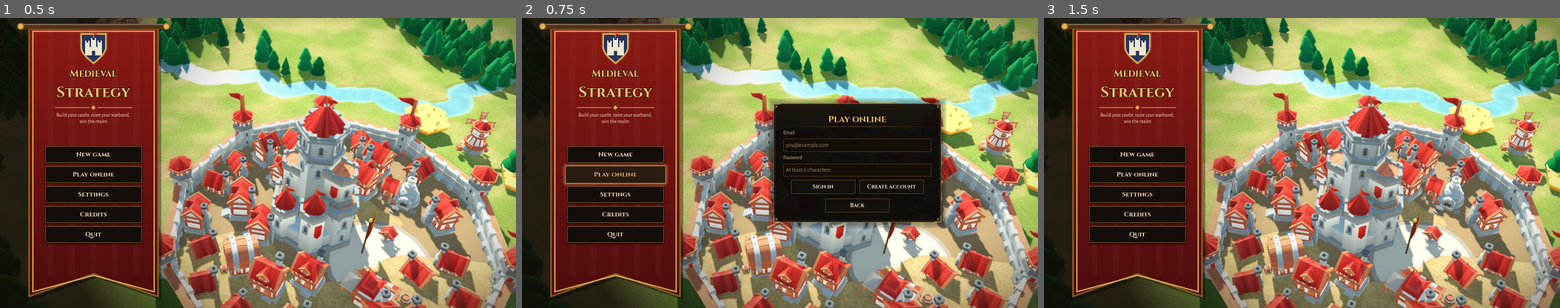
Above: before the commit, frames 1-3 (left to right).
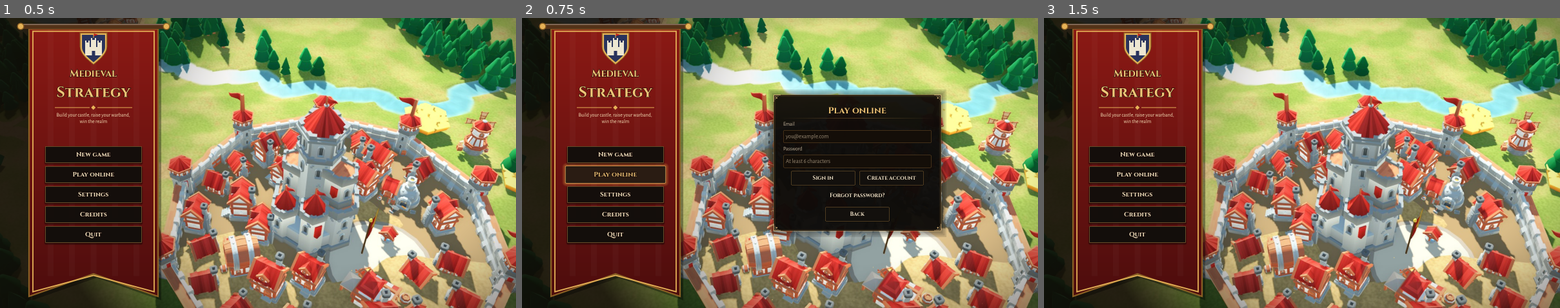
Above: after the commit, the same moments.

Repository: xMrSinnerM/MedievalStrategyGame
Game: Godot game, scene res://scenes/main.tscn
Two runs of this game, one before a commit and one after it. Both use one fixed random seed, a clock stepped at 60 frames per second and the inputs below.
Inputs:
- Up to frame 1 (0.5 s): no input
- Up to frame 2 (0.75 s): click "Play online" at 0.5 s
- Up to frame 3 (1.5 s): click "Back" at 1.25 s

Frame 1 is identical in both runs. In frame 2, 5.3% of the frame differs, in the area x 47-83%, y 24-76%; in frame 3, nothing differs.

Commit message:
Online login: reset a forgotten password with an emailed code
"Forgot password?" on the Play online panel asks Supabase Auth to email a
recovery code (/auth/v1/recover), checks it (/auth/v1/verify, type recovery)
and sets the new password (PUT /auth/v1/user), then signs straight in. The
local stand-in server supports the same calls and prints the code.

Co-Authored-By: Claude Opus 5.5 <noreply@anthropic.com>
Claude-Session: https://claude.ai/code/session_01UM9oGvzPegUFWkpZCPPE4x

Diff:
--- a/scripts/core/online.gd
+++ b/scripts/core/online.gd
@@ -71,6 +71,31 @@
 		_take_session(res.data, p_email)
 		return ""
 	return _auth_error(res)
+
+
+func send_reset_code(p_email: String) -> String:
+	## Emails a password reset code. Returns "" when sent, or why not. The
+	## server answers the same for unknown emails, so nobody can probe them.
+	var res := await _post("/auth/v1/recover", {"email": p_email.strip_edges()}, false)
+	if res.status == 200:
+		return ""
+	return _auth_error(res)
+
+
+func reset_password(p_email: String, code: String, password: String) -> String:
+	## Checks the emailed code, which signs in, then sets the new password.
+	## Returns "" when done (and signed in), or why not.
+	var res := await _post("/auth/v1/verify",
+			{"type": "recovery", "email": p_email.strip_edges(), "token": code.strip_edges()}, false)
+	if not res.data.has("access_token"):
+		return _auth_error(res)
+	_take_session(res.data, p_email)
+	res = await _post("/auth/v1/user", {"password": password}, true, HTTPClient.METHOD_PUT)
+	if res.status == 200:
+		return ""
+	var why := _auth_error(res)
+	sign_out()
+	return why
 
 
 func resume() -> bool:
@@ -187,14 +212,19 @@
 			return "Choose a longer password (at least 6 characters)."
 		"email_not_confirmed":
 			return "Confirm your email first: click the link we sent you."
+		"otp_expired":
+			return "That code is wrong or has expired. Ask for a new one."
+		"same_password":
+			return "Choose a password you haven't used for this account."
 		"over_email_send_rate_limit", "over_request_rate_limit":
 			return "Too many tries. Wait a minute and try again."
 	var msg := String(res.data.get("msg", res.data.get("error_description", "")))
 	return msg if msg != "" else "The server answered with an error (%d)." % res.status
 
 
-func _post(path: String, body: Dictionary, signed: bool) -> Dictionary:
-	## POSTs JSON and returns {"status": HTTP code (0 if unreachable), "data": Dictionary}.
+func _post(path: String, body: Dictionary, signed: bool,
+		method := HTTPClient.METHOD_POST) -> Dictionary:
+	## POSTs (or PUTs) JSON and returns {"status": HTTP code (0 if unreachable), "data": Dictionary}.
 	if url == "":
 		return {"status": 0, "data": {}}
 	var http := HTTPRequest.new()
@@ -205,7 +235,7 @@
 	var headers := PackedStringArray(["Content-Type: application/json", "apikey: " + key])
 	if signed:
 		headers.append("Authorization: Bearer " + _access)
-	if http.request(url + path, headers, HTTPClient.METHOD_POST, JSON.stringify(body)) != OK:
+	if http.request(url + path, headers, method, JSON.stringify(body)) != OK:
 		http.queue_free()
 		return {"status": 0, "data": {}}
 	var res: Array = await http.request_completed
--- a/scripts/ui/online_panel.gd
+++ b/scripts/ui/online_panel.gd
@@ -1,6 +1,7 @@
 extends PanelContainer
 ## The title screen's "Play online" panel: sign in or create an account
-## (email and password), then name your castle the first time. Fires
+## (email and password), reset a forgotten password with an emailed code,
+## then name your castle the first time. Fires
 ## `started` with the server's answer once there is a castle to play.
 
 signal started(answer: Dictionary)
@@ -10,6 +11,11 @@
 var _form: VBoxContainer
 var _email: LineEdit
 var _password: LineEdit
+var _reset: VBoxContainer
+var _reset_email: LineEdit
+var _code_step: VBoxContainer
+var _code: LineEdit
+var _new_password: LineEdit
 var _naming: VBoxContainer
 var _name: LineEdit
 var _status: Label
@@ -42,6 +48,41 @@
 	row.add_child(_button("Sign in", _sign_in, 200.0))
 	row.add_child(_button("Create account", _sign_up, 200.0))
 	_form.add_child(row)
+	var forgot := MenuStyle.button("Forgot password?", _open_reset, 200.0)
+	forgot.flat = true
+	forgot.size_flags_horizontal = Control.SIZE_SHRINK_CENTER
+	_buttons.append(forgot)
+	_form.add_child(forgot)
+
+	_reset = VBoxContainer.new()
+	_reset.add_theme_constant_override("separation", 10)
+	_reset.visible = false
+	box.add_child(_reset)
+	var how := MenuStyle.label("Enter your account's email and we'll send you a code to set a new password.", 16)
+	how.autowrap_mode = TextServer.AUTOWRAP_WORD_SMART
+	_reset.add_child(how)
+	_reset_email = _field("you@example.com")
+	_reset_email.text_submitted.connect(func(_t: String) -> void: _send_code())
+	_reset.add_child(_reset_email)
+	var send := _button("Send code", _send_code, 260.0)
+	send.size_flags_horizontal = Control.SIZE_SHRINK_CENTER
+	_reset.add_child(send)
+	_code_step = VBoxContainer.new()
+	_code_step.add_theme_constant_override("separation", 10)
+	_code_step.visible = false
+	_reset.add_child(_code_step)
+	_code_step.add_child(MenuStyle.label("Code from the email", 16, MenuStyle.MUTED))
+	_code = _field("6 digits")
+	_code.max_length = 10
+	_code_step.add_child(_code)
+	_code_step.add_child(MenuStyle.label("New password", 16, MenuStyle.MUTED))
+	_new_password = _field("At least 6 characters")
+	_new_password.secret = true
+	_new_password.text_submitted.connect(func(_t: String) -> void: _set_password())
+	_code_step.add_child(_new_password)
+	var save := _button("Set new password", _set_password, 260.0)
+	save.size_flags_horizontal = Control.SIZE_SHRINK_CENTER
+	_code_step.add_child(save)
 
 	_naming = VBoxContainer.new()
 	_naming.add_theme_constant_override("separation", 10)
@@ -62,16 +103,14 @@
 	_status.autowrap_mode = TextServer.AUTOWRAP_WORD_SMART
 	_status.horizontal_alignment = HORIZONTAL_ALIGNMENT_CENTER
 	box.add_child(_status)
-	var back := _button("Back", func() -> void: closed.emit(), 200.0)
+	var back := _button("Back", _back, 200.0)
 	back.size_flags_horizontal = Control.SIZE_SHRINK_CENTER
 	box.add_child(back)
 
 
 func open() -> void:
 	## Shows the panel; with a remembered session it signs straight back in.
-	_form.visible = true
-	_naming.visible = false
-	_title.text = "Play online"
+	_show_form()
 	_email.text = Online.email
 	_password.text = ""
 	_say("")
@@ -112,6 +151,69 @@
 	await _enter()
 
 
+func _open_reset() -> void:
+	_form.visible = false
+	_reset.visible = true
+	_code_step.visible = false
+	_title.text = "Forgot password"
+	_reset_email.text = _email.text.strip_edges()
+	_code.text = ""
+	_new_password.text = ""
+	_say("")
+	_reset_email.grab_focus()
+
+
+func _send_code() -> void:
+	if not _valid_email(_reset_email.text):
+		_say("Enter your email address.")
+		return
+	_say("Sending the code...")
+	_lock(true)
+	var why: String = await Online.send_reset_code(_reset_email.text)
+	_lock(false)
+	if why != "":
+		_say(why)
+		return
+	_code_step.visible = true
+	_say("If there's an account for that email, a code is on its way. Check your spam folder too.")
+	_code.grab_focus()
+
+
+func _set_password() -> void:
+	if _code.text.strip_edges().length() < 6:
+		_say("Enter the code from the email.")
+		return
+	if _new_password.text.length() < 6:
+		_say("Passwords are at least 6 characters long.")
+		return
+	_say("Setting your new password...")
+	_lock(true)
+	var why: String = await Online.reset_password(_reset_email.text, _code.text, _new_password.text)
+	_lock(false)
+	if why != "":
+		_say(why)
+		return
+	_email.text = _reset_email.text.strip_edges()
+	_reset.visible = false
+	await _enter()
+
+
+func _back() -> void:
+	## Back from the reset form goes to signing in; otherwise it closes.
+	if _reset.visible:
+		_show_form()
+		return
+	closed.emit()
+
+
+func _show_form() -> void:
+	_form.visible = true
+	_reset.visible = false
+	_naming.visible = false
+	_title.text = "Play online"
+	_say("")
+
+
 func _enter() -> void:
 	## Signed in: load the castle, or ask for a name if there is none yet.
 	_say("Loading your castle...")
@@ -149,7 +251,7 @@
 
 
 func _check_form() -> bool:
-	if not "@" in _email.text or _email.text.strip_edges().length() < 5:
+	if not _valid_email(_email.text):
 		_say("Enter your email address.")
 		return false
 	if _password.text.length() < 6:
@@ -158,6 +260,10 @@
 	return true
 
 
+func _valid_email(text: String) -> bool:
+	return "@" in text and text.strip_edges().length() >= 5
+
+
 func _say(text: String) -> void:
 	_status.text = text
 	_status.visible = text != ""
Not shown, changed: server/dev/local_server.ts
